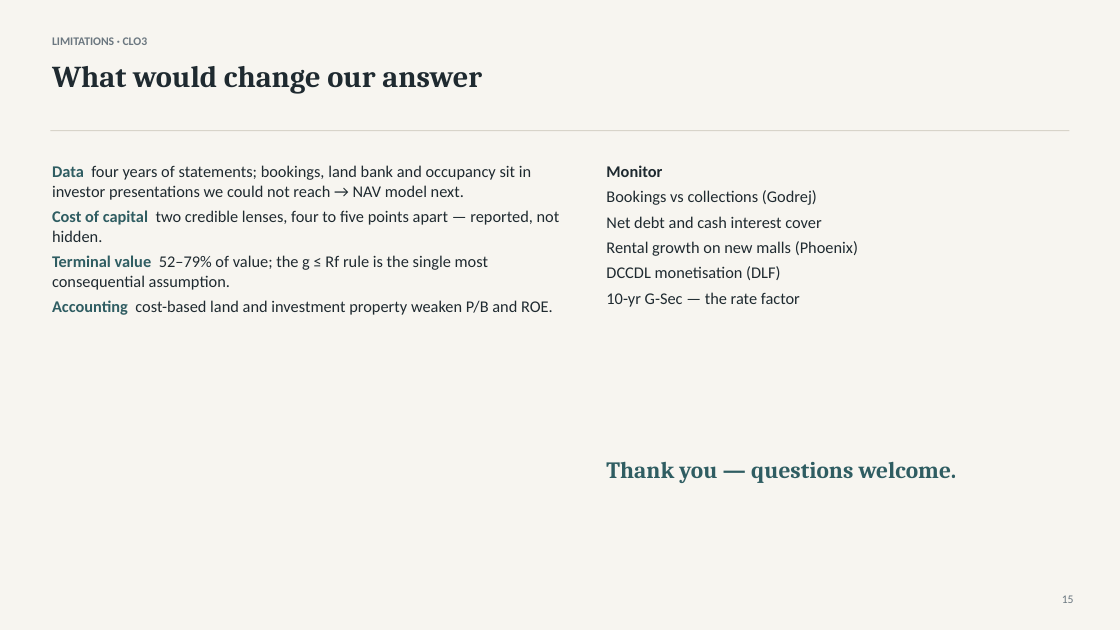
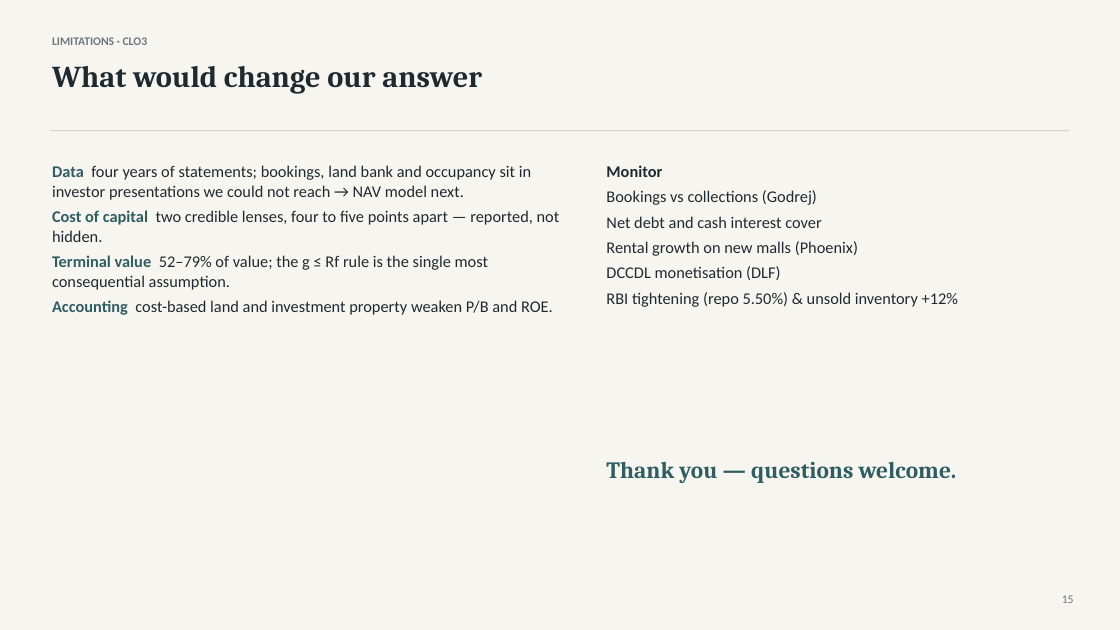
Before and after one commit to atharvaakz/BAAV, a slide deck: slide 15 of reports/ProjectBaav_Group27_Presentation.pptx. Drawn at 1120x630 pixels with LibreOffice and Linux fonts; fonts in the diff are those of the drawing. Boxes give left, top, right and bottom in pixels: in the first picture for what was removed or moved away, otherwise in the second. Text is boxed around its words. In the diff, an @@ line names an element or a change of style, - is before the commit and + after.

```diff
--- a/reports/ProjectBaav_Group27_Presentation.pptx
+++ b/reports/ProjectBaav_Group27_Presentation.pptx
@@ text at (606,292,958,307): text changed @@
-10-yr G-Sec — the rate factor
+RBI tightening (repo 5.50%) & unsold inventory +12%
```
Also in this commit, not shown: 1 other slide changed, 13 other files.
